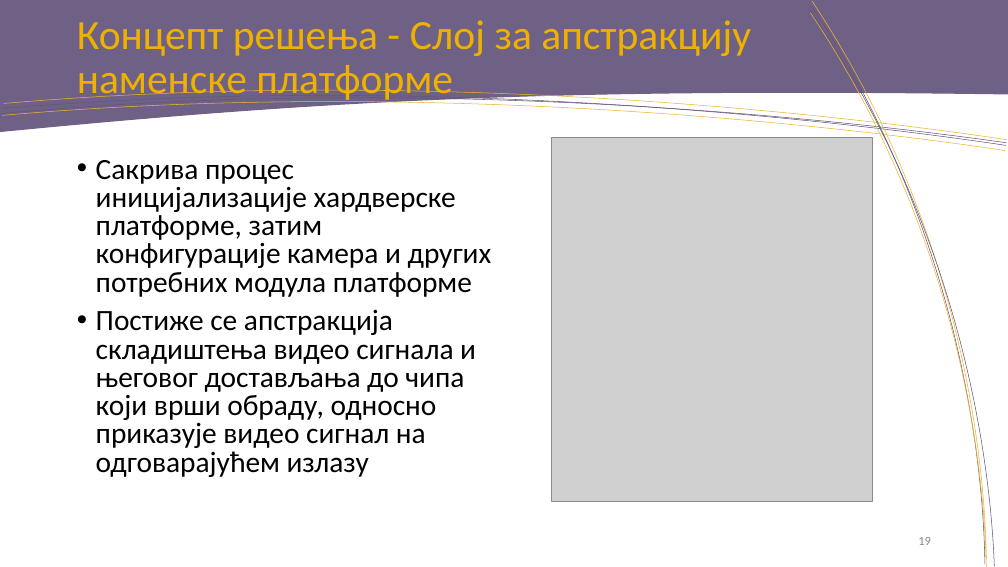
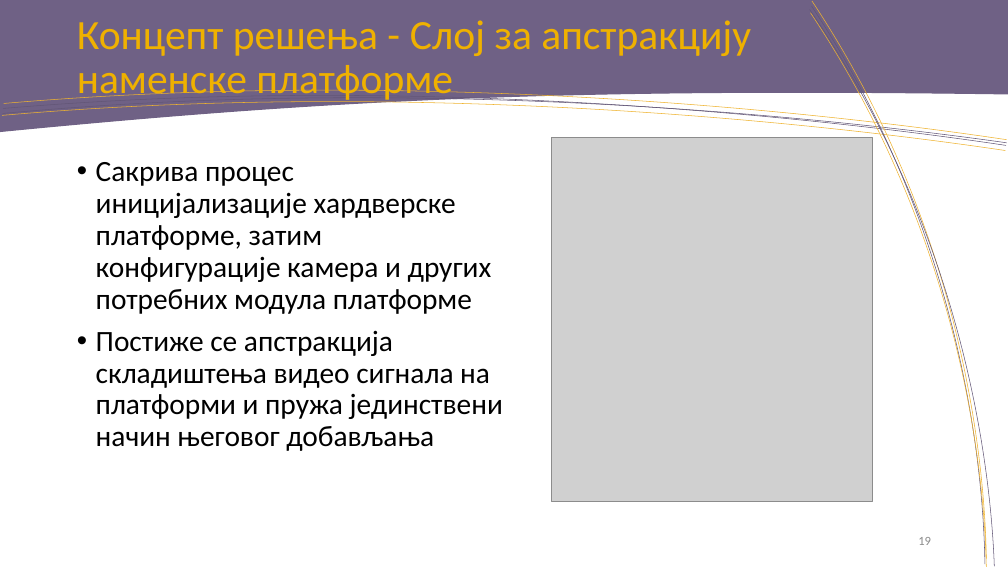
Before and after one commit to rondor1/msc, a slide deck: slide 19 of msc-e28-2018-pres.pptx. Drawn at 1008x567 pixels with LibreOffice and Linux fonts; fonts in the diff are those of the drawing; grey boxes stand for pictures; background and template pictures are left out. Boxes give left, top, right and bottom in pixels: in the first picture for what was removed or moved away, otherwise in the second. Text is boxed around its words. In the diff, an @@ line names an element or a change of style, - is before the commit and + after.

```diff
--- a/msc-e28-2018-pres.pptx
+++ b/msc-e28-2018-pres.pptx
@@ text at (96,162,492,314): line spacing 0.8 to 0.9 @@
@@ text at (96,330,503,451): text changed @@
-• Постиже се апстракција складиштења видео сигнала и његовог достављања до чипа који врши обраду, односно приказује видео сигнал на одговарајућем излазу
+• Постиже се апстракција складиштења видео сигнала на платформи и прyжа јединствени начин његовог добављања
```
Also in this commit, not shown: 11 other slides changed, 2 slides added, 1 slide removed.
